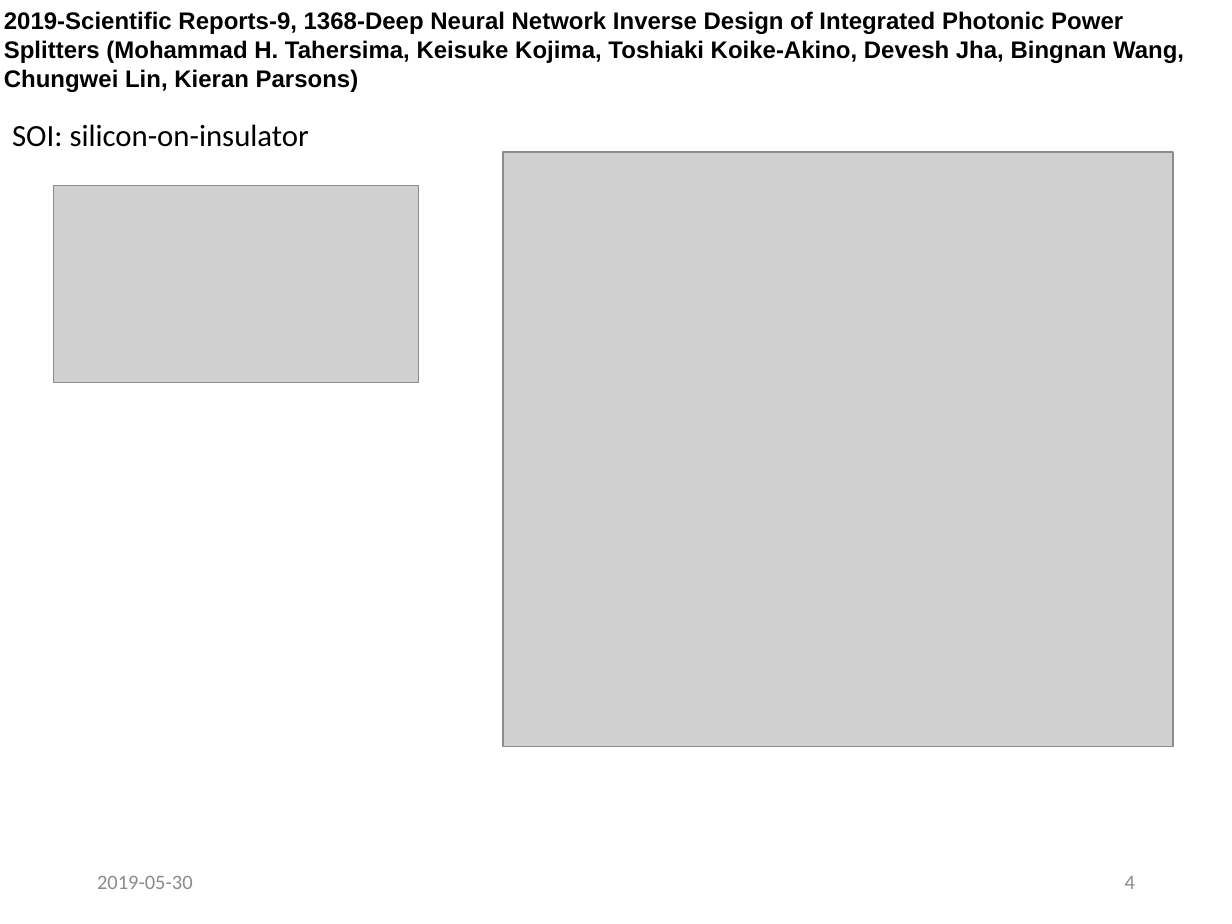
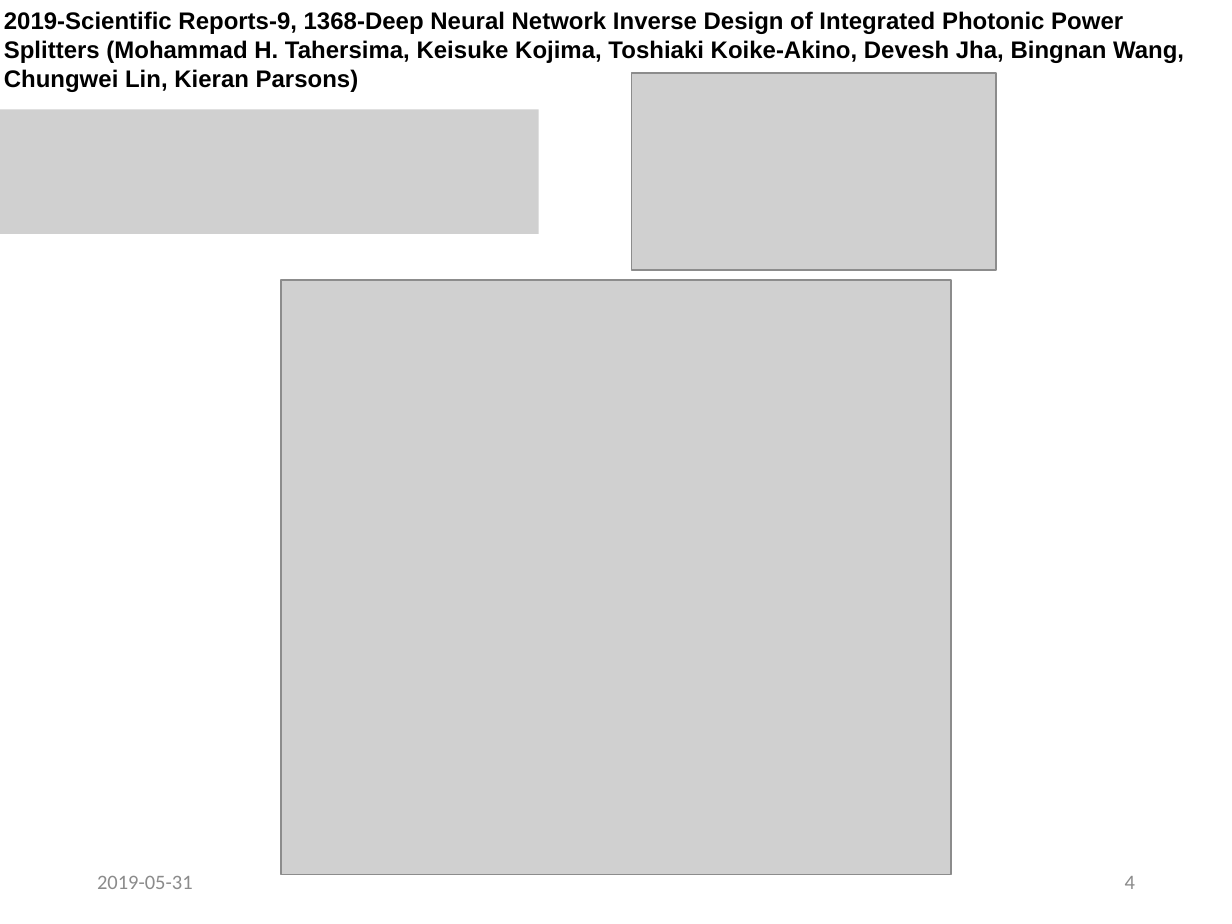
Before and after one commit to jglee96/NBTP_Lab, a slide deck: slide 4 of 랩미팅/201906/190603 Machine Learning 2D structure (Jong).pptx. Drawn at 1232x924 pixels with LibreOffice and Linux fonts; fonts in the diff are those of the drawing; grey boxes stand for pictures. Boxes give left, top, right and bottom in pixels: in the first picture for what was removed or moved away, otherwise in the second. Text is boxed around its words. In the diff, an @@ line names an element or a change of style, - is before the commit and + after.

```diff
--- a/랩미팅/201906/190603 Machine Learning 2D structure (Jong).pptx
+++ b/랩미팅/201906/190603 Machine Learning 2D structure (Jong).pptx
@@ picture moved from (x1=53, y1=186, x2=418, y2=383) to (x1=631, y1=73, x2=995, y2=270) @@
@@ picture added at (x1=0, y1=110, x2=538, y2=234) @@
@@ text removed at (x1=12, y1=124, x2=309, y2=147) @@
-SOI: silicon-on-insulator
@@ picture moved from (x1=503, y1=152, x2=1173, y2=747) to (x1=281, y1=280, x2=951, y2=875) @@
@@ text at (x1=97, y1=876, x2=193, y2=889): text changed @@
-2019-05-30
+2019-05-31
```
Also in this commit, not shown: 2 other slides changed, 1 other file.
